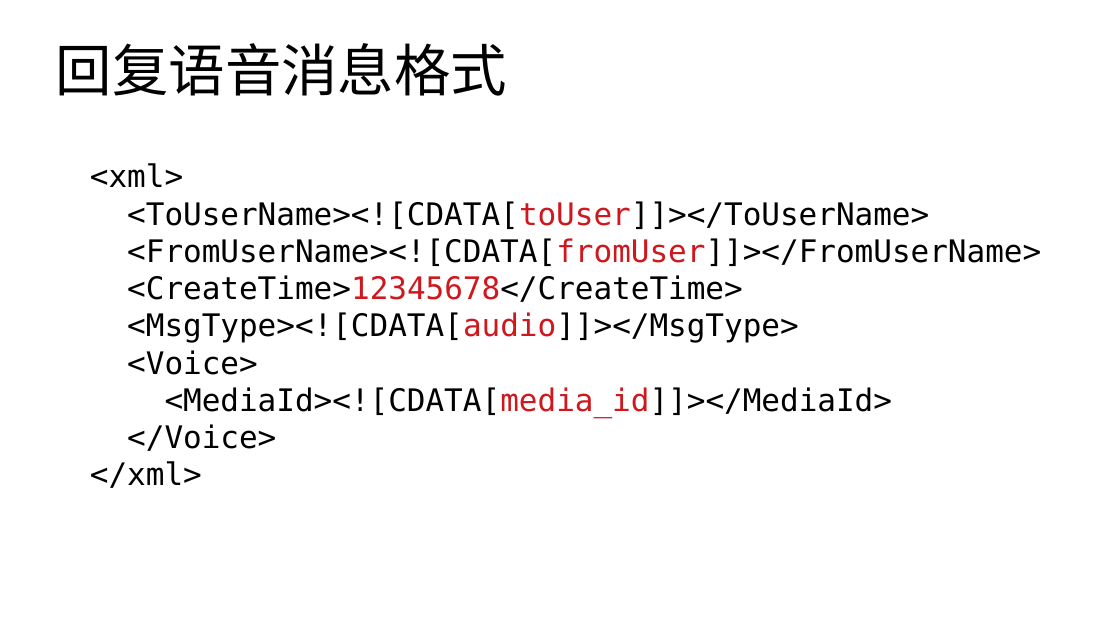
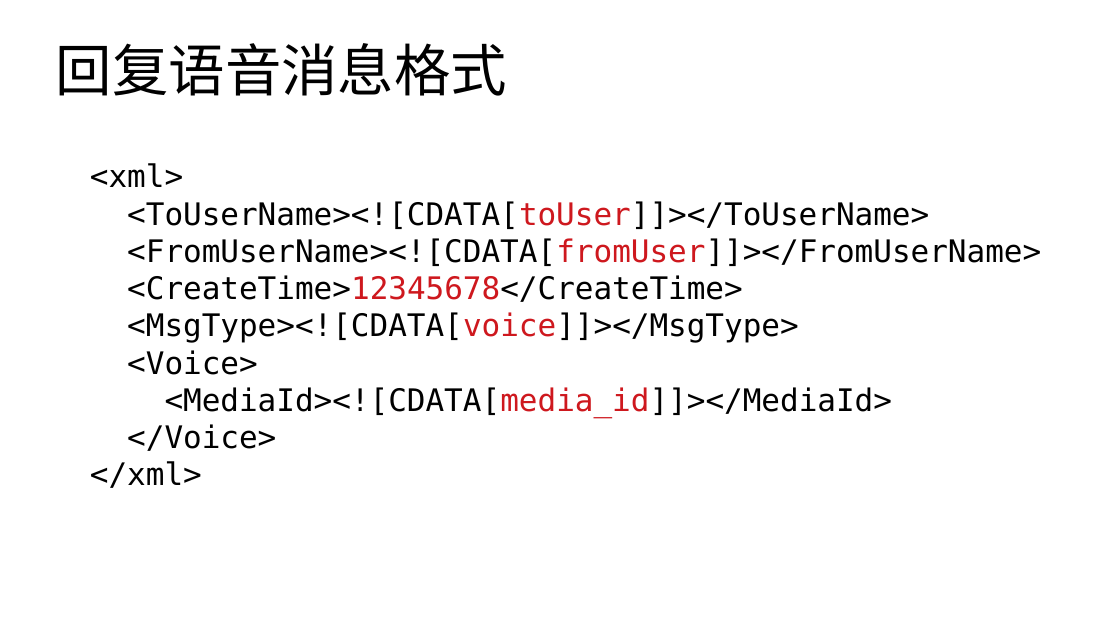
Before and after one commit to edu2act/course-wechat-and-miniprogram, a slide deck: slide 5 of materials/ch13/ch13-完善消息处理.odp. Drawn at 1120x630 pixels with LibreOffice and Linux fonts; fonts in the diff are those of the drawing. Boxes give left, top, right and bottom in pixels: in the first picture for what was removed or moved away, otherwise in the second. Text is boxed around its words. In the diff, an @@ line names an element or a change of style, - is before the commit and + after.

```diff
--- a/materials/ch13/ch13-完善消息处理.odp
+++ b/materials/ch13/ch13-完善消息处理.odp
@@ text at (x1=127, y1=312, x2=799, y2=343): text changed @@
-<MsgType><![CDATA[audio]]></MsgType>
+<MsgType><![CDATA[voice]]></MsgType>
```
Also in this commit, not shown: 4 other files.
